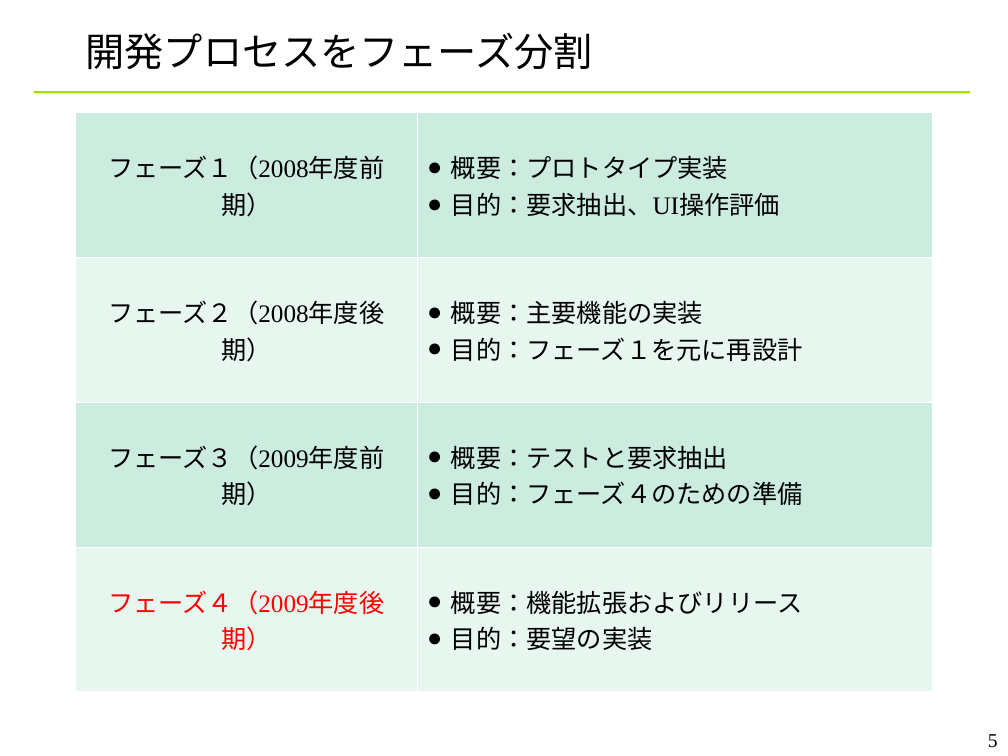
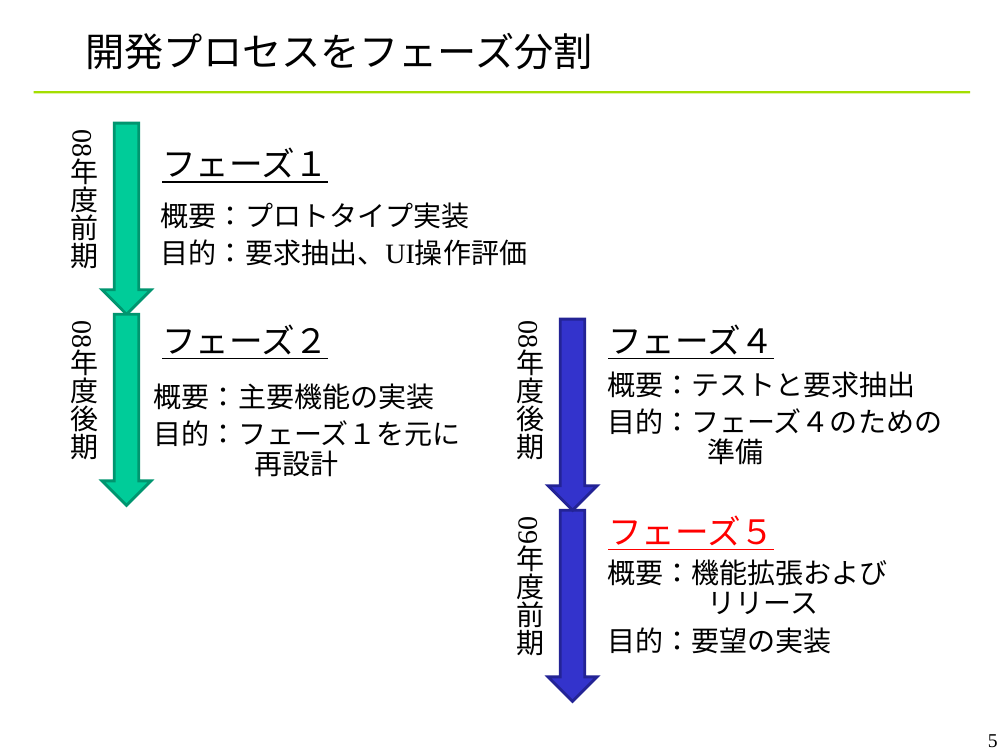
Before and after one commit to YixiaoLi/tlv4mc, a slide deck: slide 5 of doc/phase4/joho_koukankai/ojl-2nd-comm-yanagi.ppt. Drawn at 1008x756 pixels with LibreOffice and Linux fonts; fonts in the diff are those of the drawing; background and template pictures are left out. Boxes give left, top, right and bottom in pixels: in the first picture for what was removed or moved away, otherwise in the second. Text is boxed around its words. In the diff, an @@ line names an element or a change of style, - is before the commit and + after.

```diff
--- a/doc/phase4/joho_koukankai/ojl-2nd-comm-yanagi.ppt
+++ b/doc/phase4/joho_koukankai/ojl-2nd-comm-yanagi.ppt
@@ table removed at (76, 113, 932, 691), 4 rows, 2 columns @@
-フェーズ１（2008年度前期） | 概要：プロトタイプ実装 / 目的：要求抽出、UI操作評価
-フェーズ２（2008年度後期） | 概要：主要機能の実装 / 目的：フェーズ１を元に再設計
-フェーズ３（2009年度前期） | 概要：テストと要求抽出 / 目的：フェーズ４のための準備
-フェーズ４（2009年度後期） | 概要：機能拡張およびリリース / 目的：要望の実装
@@ text added at (51, 121, 102, 278), 20 pt, text #000000 @@
+08年度前期
@@ down arrow added at (102, 123, 151, 314), fill #00CC99, outline #00956F 2.01 pt @@
@@ text added at (162, 147, 328, 183), 24 pt, text #000000, underline @@
+フェーズ１
@@ text added at (161, 202, 527, 266), 20 pt, text #000000 @@
+概要：プロトタイプ実装
+目的：要求抽出、UI操作評価
@@ text added at (51, 312, 102, 470), 20 pt, text #000000 @@
+08年度後期
@@ down arrow added at (102, 314, 151, 506), fill #00CC99, outline #00956F 2.01 pt @@
@@ text added at (162, 324, 328, 359), 24 pt, text #000000, underline @@
+フェーズ２
@@ text added at (498, 312, 548, 470), 20 pt, text #000000 @@
+08年度後期
@@ down arrow added at (548, 320, 598, 511), fill #3333CC, outline #232395 2.01 pt @@
@@ text added at (608, 324, 774, 359), 24 pt, text #000000, underline @@
+フェーズ４
@@ text added at (154, 383, 461, 477), 20 pt, text #000000 @@
+概要：主要機能の実装
+目的：フェーズ１を元に
+再設計
@@ text added at (607, 371, 942, 465), 20 pt, text #000000 @@
+概要：テストと要求抽出
+目的：フェーズ４のための
+準備
@@ text added at (498, 508, 548, 665), 20 pt, text #000000 @@
+09年度前期
@@ down arrow added at (548, 510, 598, 702), fill #3333CC, outline #232395 2.01 pt @@
@@ text added at (608, 515, 774, 550), 24 pt, text #FF0000, underline @@
+フェーズ５
@@ text added at (607, 559, 887, 654), 20 pt, text #000000 @@
+概要：機能拡張および
+リリース
+目的：要望の実装
```
Also in this commit, not shown: 10 other slides changed, 1 other file.
